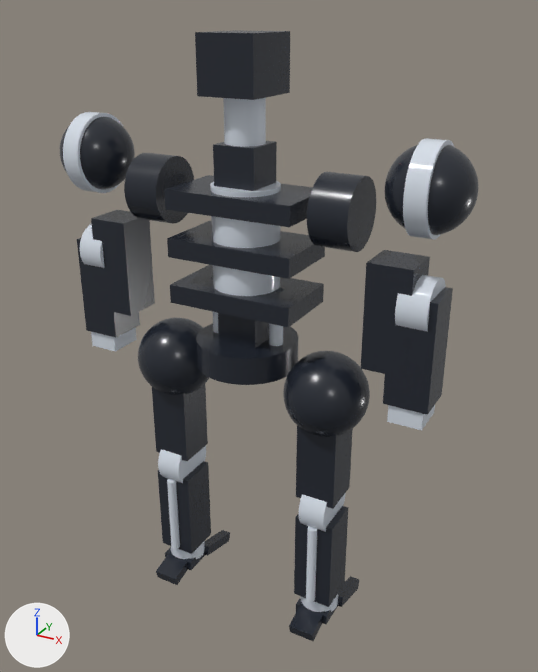
One commit to the glTF model assets/models/innerframe_run_cycle.glb: the scene before it, then after it.
Camera for both pictures: a 50 mm camera at (1.5, -2.54, 2.78) aimed at (0.06, 0.08, 1.47). Arrows for +X, +Y and +Z are at lower left; the lights stay in place. The picture after the commit comes second. Vertices at exactly the same position are counted once.

In view in the first picture: 'arm_l_forearm_frame', 'arm_l_upper_arm', 'arm_r_forearm_frame', 'arm_r_shoulder_joint', 'arm_r_upper_arm', 'body_rib_low', 'body_rib_mid', 'body_rib_top', 'body_socket_r', 'body_waist', 'head_skull', 'leg_r_hip_joint' and 30 more.
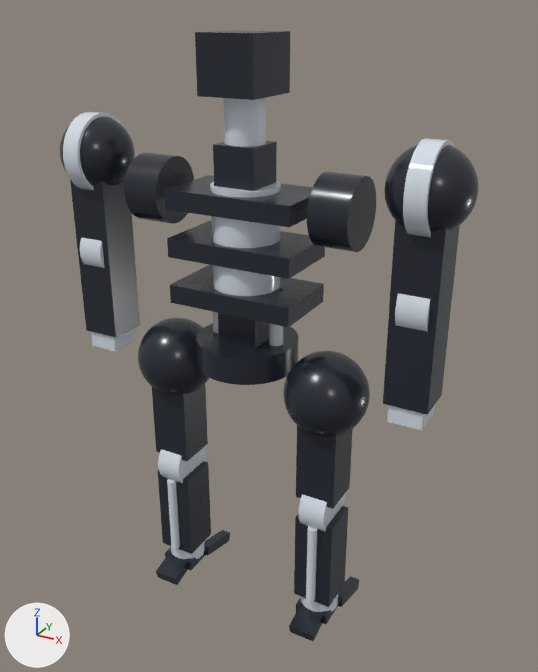
The change, as a diff of the scene's bpy script:
```diff
--- a/assets/models/innerframe_run_cycle.glb.py
+++ b/assets/models/innerframe_run_cycle.glb.py
@@ me_mesh_15 @@
 # used by ob_arm_l_upper_arm; location = (0.0, 0.0, 0.0)
-me_mesh_15.from_pydata(...)  # 8 vertices, 12 faces; spans x -0.742..-0.561, y -0.091..0.091, z 1.499..1.929
+me_mesh_15.from_pydata(...)  # 8 vertices, 12 faces; spans x -0.841..-0.659, y -0.091..0.091, z 1.77..2.2
+# me_mesh_15 part 1: the whole mesh is moved by (-0.099, 0.0, 0.271)
 me_mesh_15.materials.append(mat_material_5)
@@ me_mesh_21 @@
 # used by ob_arm_r_upper_arm; location = (0.0, 0.0, 0.0)
-me_mesh_21.from_pydata(...)  # 8 vertices, 12 faces; spans x 0.561..0.742, y -0.091..0.091, z 1.499..1.929
+me_mesh_21.from_pydata(...)  # 8 vertices, 12 faces; spans x 0.659..0.841, y -0.091..0.091, z 1.77..2.2
+# me_mesh_21 part 2: the whole mesh is moved by (0.099, 0.0, 0.271)
 me_mesh_21.materials.append(mat_material_7)
```

Location of each change, (x1, y1, x2, y2) in pixels of the pictures (538 x 672 px):
'arm_r_upper_arm', moved
    before: (361, 250, 430, 379)
    after: (389, 219, 460, 317)
'arm_l_upper_arm', moved
    before: (91, 210, 155, 316)
    after: (70, 179, 134, 256)
